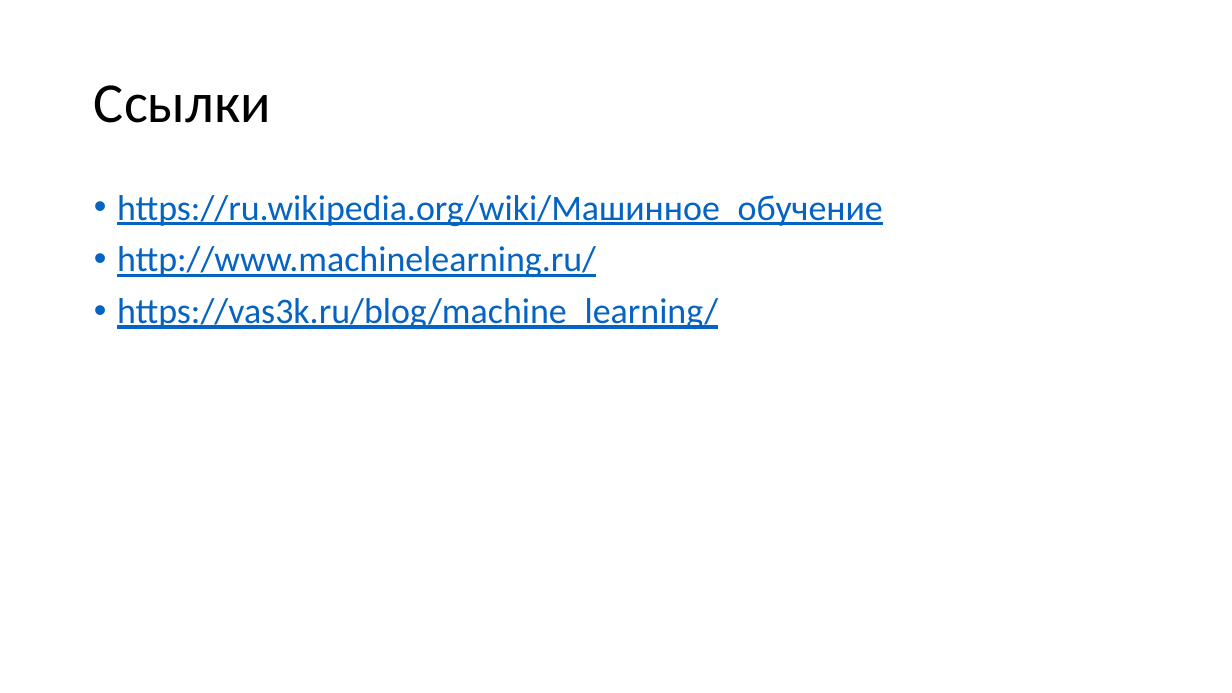
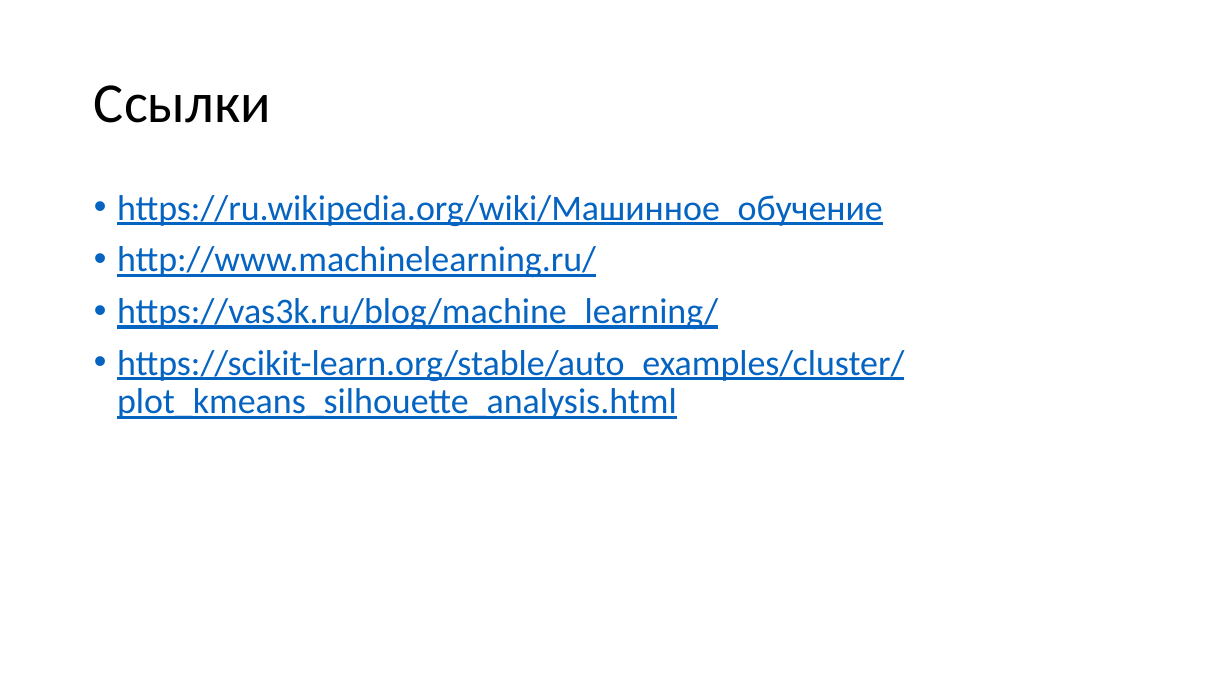
Before and after one commit to mosalov/AI_main_lectures, a slide deck: slide 34 of Лекция 2 23_09_2020.pptx (slide 29 before the commit). Drawn at 1232x693 pixels with LibreOffice and Linux fonts; fonts in the diff are those of the drawing. Boxes give left, top, right and bottom in pixels: in the first picture for what was removed or moved away, otherwise in the second. Text is boxed around its words. In the diff, an @@ line names an element or a change of style, - is before the commit and + after.

```diff
--- a/Лекция 2 23_09_2020.pptx
+++ b/Лекция 2 23_09_2020.pptx
@@ text at [117, 350, 904, 419]: paragraph added @@
+• https://scikit-learn.org/stable/auto_examples/cluster/plot_kmeans_silhouette_analysis.html
```
Also in this commit, not shown: 14 slides added, 3 other files.
